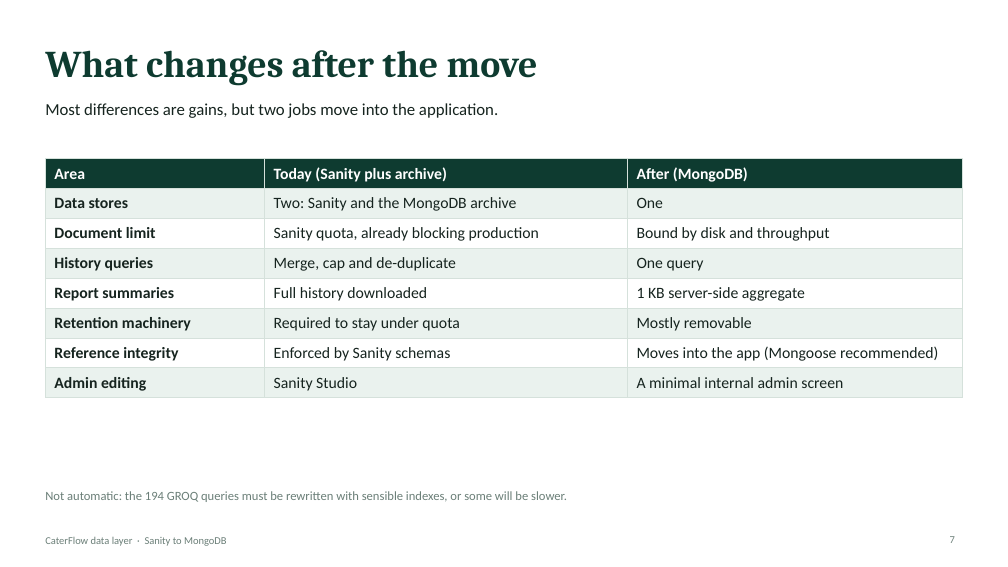
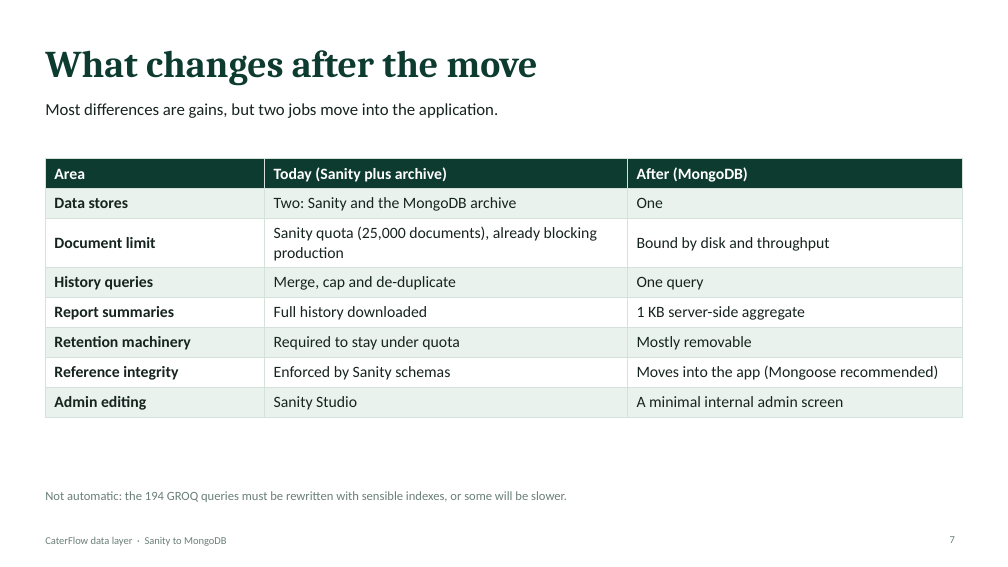
Before and after one commit to caterflowadmin/caterflow, a slide deck: slide 7 of quotes/2026-09-15-sanity-to-mongodb-migration/CaterFlow-MongoDB-Migration-Deck.pptx. Drawn at 1008x567 pixels with LibreOffice and Linux fonts; fonts in the diff are those of the drawing. Boxes give left, top, right and bottom in pixels: in the first picture for what was removed or moved away, otherwise in the second. Text is boxed around its words. In the diff, an @@ line names an element or a change of style, - is before the commit and + after.

```diff
--- a/quotes/2026-09-15-sanity-to-mongodb-migration/CaterFlow-MongoDB-Migration-Deck.pptx
+++ b/quotes/2026-09-15-sanity-to-mongodb-migration/CaterFlow-MongoDB-Migration-Deck.pptx
@@ table at (x1=45, y1=159, x2=963, y2=414) @@
-row 3, column 2: Sanity quota, already blocking production
+row 3, column 2: Sanity quota (25,000 documents), already blocking production
```
Also in this commit, not shown: 4 other slides changed, 4 other files.
